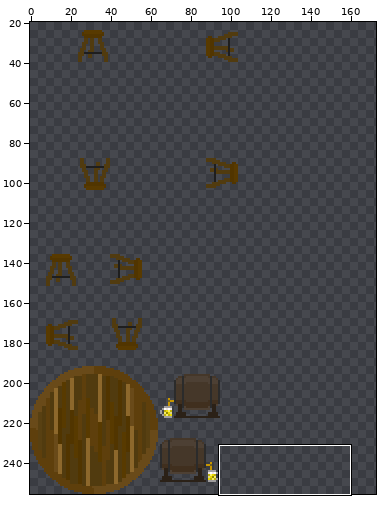
Sprite sheet -- Zapf_Uni_Greifswald/tilesets/Barausstattung.png. The first picture is a wide view before the edit; the outline marks the close-up.
Close-up. As it was:
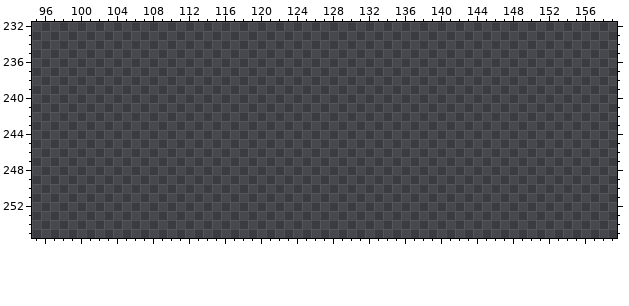
The file is 256x256 pixels. Colours within 5 levels of each other are drawn and written as one. Shown: x 95..159, y 232..255. The wide view leaves out empty margins. The commit also changed other parts of the picture, which this record leaves out.
Now the later version:
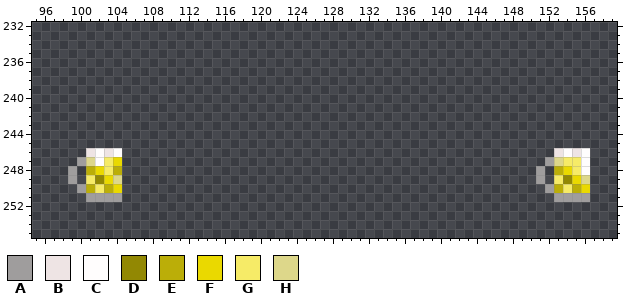
Palette (. is transparent): A #9f9d9d  B #eee4e4  C #fffdfd  D #928803  E #bbae08  F #ead900  G #f6eb67  H #ddd78a
The exact change:
Colour A is added in row 247 at x 100 and 152; in rows 248 to 249 at x 99 and 151; in row 250 at x 100 and 152; in row 251 at x 101 to 104 and 153 to 156.
Colour B is added in row 246 at x 101, 103, 153 and 155.
Colour C is added in row 246 at x 102, 104, 154 and 156; in row 247 at x 102 and 156; in row 248 at x 156.
Colour D is added in row 249 at x 102 and 154.
Colour E is added in row 248 at x 101, 104 and 153; in row 250 at x 101, 103, 153 and 155.
Colour F is added in row 247 at x 104; in row 248 at x 102 and 154; in row 249 at x 103 and 155; in row 250 at x 104 and 156.
Colour G is added in row 247 at x 103 and 154 to 155; in row 248 at x 103 and 155; in row 249 at x 101 and 153; in row 250 at x 102 and 154.
Colour H is added in row 247 at x 101 and 153; in row 249 at x 104 and 156.
Changed places in both close-ups, as pixel boxes (x1, y1, x2, y2):
added: (68, 148, 122, 202)
added: (536, 148, 590, 202)
